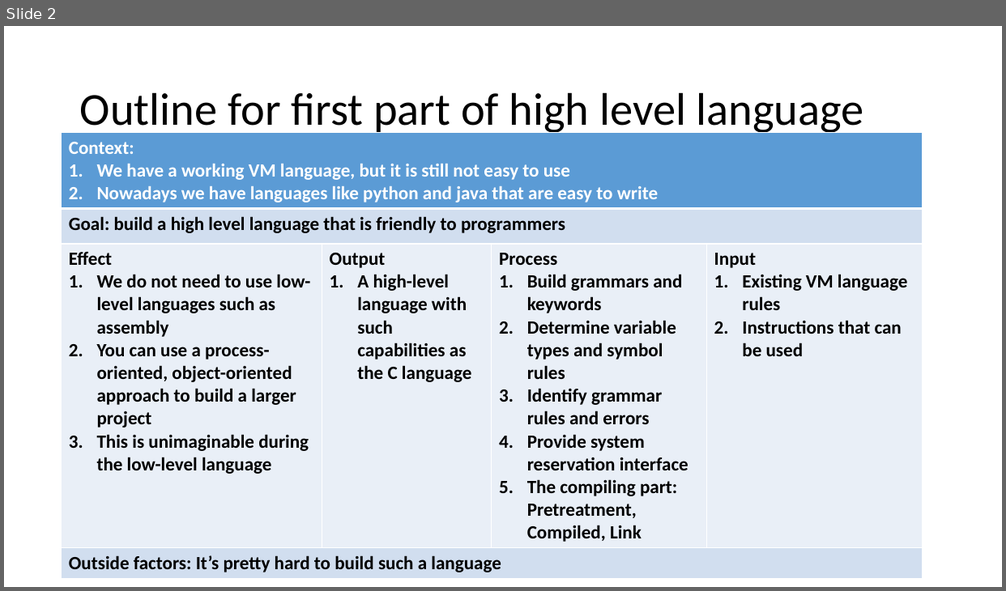
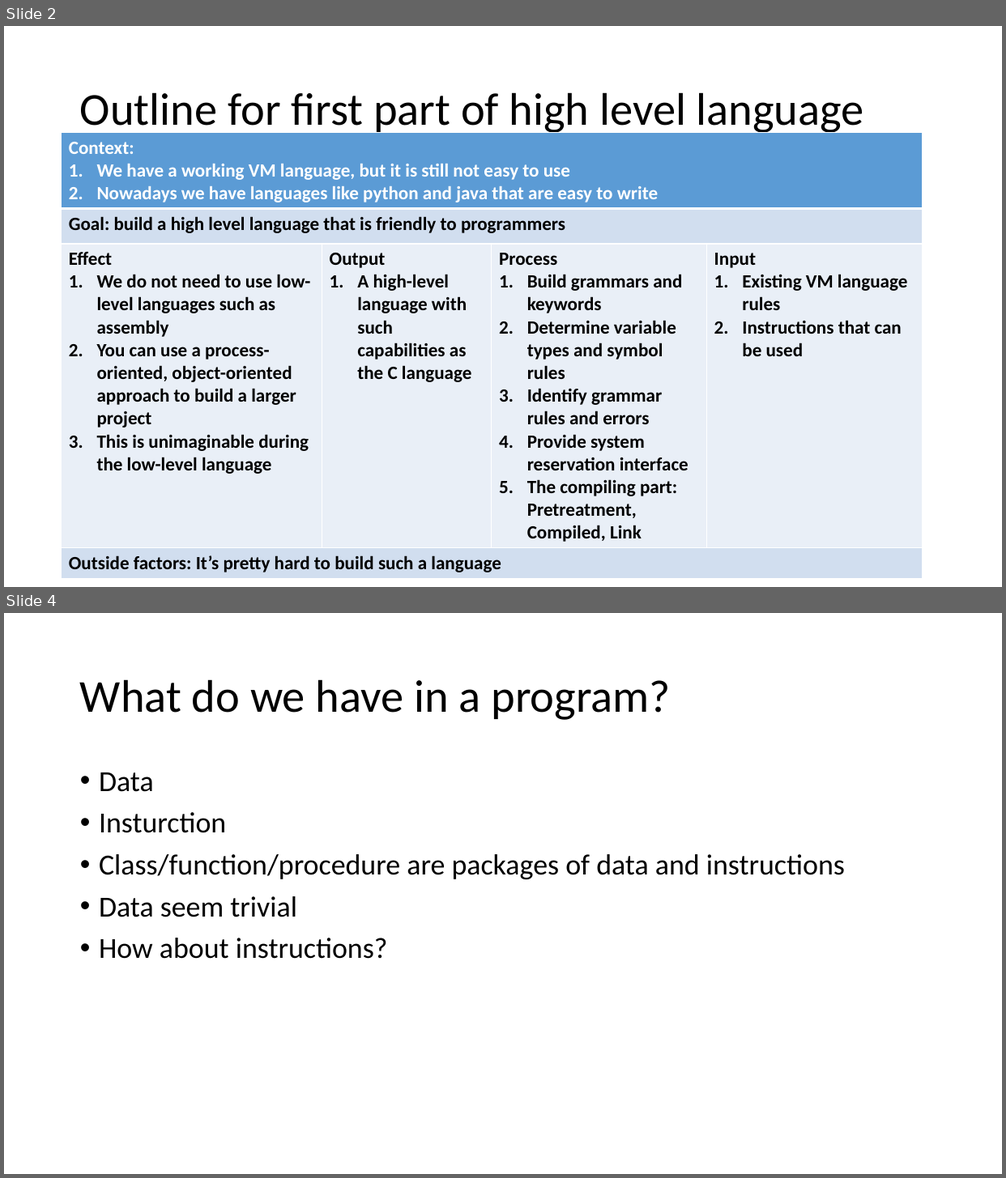
Before and after one commit to LouiValley/System-Design-in-Computational-Thinking-2018-Spring, a slide deck: team1/ppt/pre04.pptx. Shown one above the other, each under a label of ours: slide 2 before the commit, slides 2 and 4 after it; the slides between them are not shown. The pictures are 1006x591 and 1006x1178 pixels, drawn with LibreOffice and Linux fonts; fonts in the diff are those of the drawing. Boxes give left, top, right and bottom in pixels: in the first picture for what was removed or moved away, otherwise in the second. Text is boxed around its words. In the diff, an @@ line names an element or a change of style, - is before the commit and + after.

```diff
--- a/team1/ppt/pre04.pptx
+++ b/team1/ppt/pre04.pptx
@@ slide 4 added at [4,613,1002,1174], background #FFFFFF @@
@@ title added at [80,679,671,720], 44 pt, text #000000 @@
+What do we have in a program?
@@ text added at [99,773,845,959], 28 pt, text #000000 @@
+• Data
+• Insturction
+• Class/function/procedure are packages of data and instructions
+• Data seem trivial
+• How about instructions?
```
Also in this commit, not shown: 12 other slides added, 1 slide removed.
